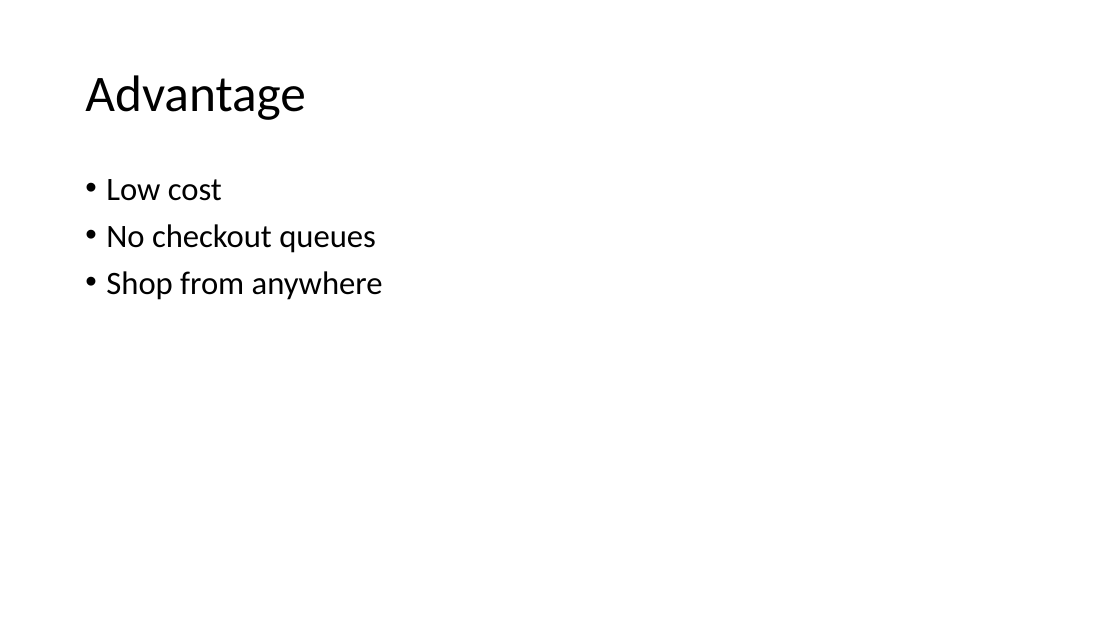
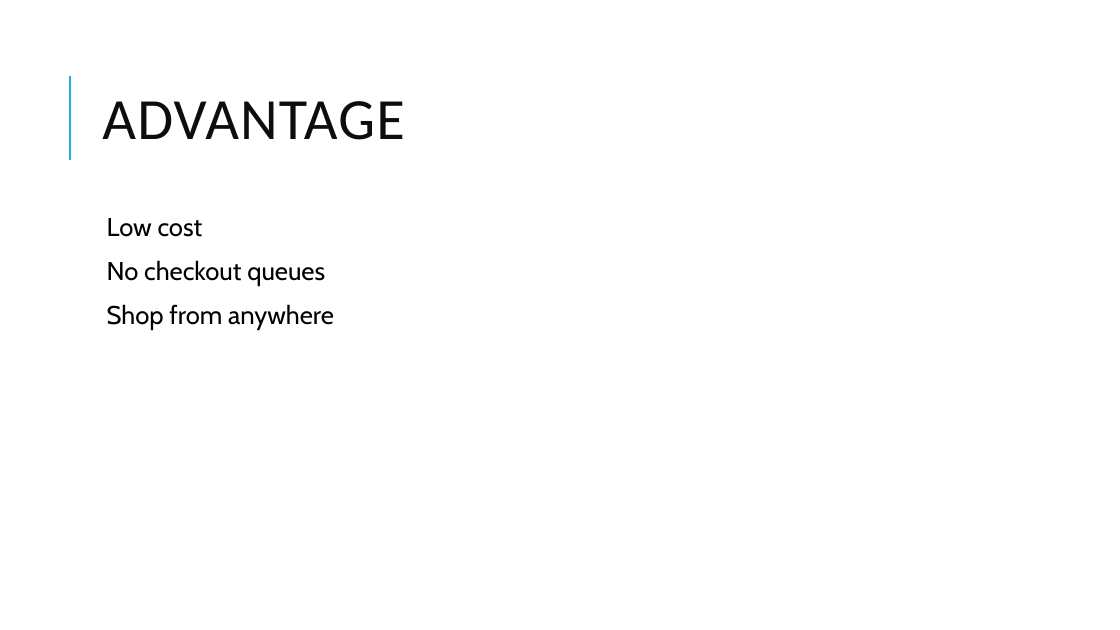
Before and after one commit to admondtamang/e-commerce-cp, a slide deck: slide 4 of E-commerce site.pptx. Drawn at 1120x630 pixels with LibreOffice and Linux fonts; fonts in the diff are those of the drawing. Boxes give left, top, right and bottom in pixels: in the first picture for what was removed or moved away, otherwise in the second. Text is boxed around its words. In the diff, an @@ line names an element or a change of style, - is before the commit and + after.

```diff
--- a/E-commerce site.pptx
+++ b/E-commerce site.pptx
@@ line added from (70, 160) to (70, 76), #1CADE4 1.5 pt @@
@@ title at [102,101,404,140]: text changed; size 44 to 50 pt; text colour #000000 to #0D0D0D @@
-Advantage
+ADVANTAGE
@@ text "Low cost": place and size @@
-text "Low cost" at [106,179,383,300]
+text "Low cost" at [107,218,334,330]
@@ text "Low cost" at [107,218,334,330]: size 28 to 22 pt, font Calibri to Cabin; bullet • to  ; more space between paragraphs @@
```
Also in this commit, not shown: 6 other slides changed, 8 slides added, 43 other files.
